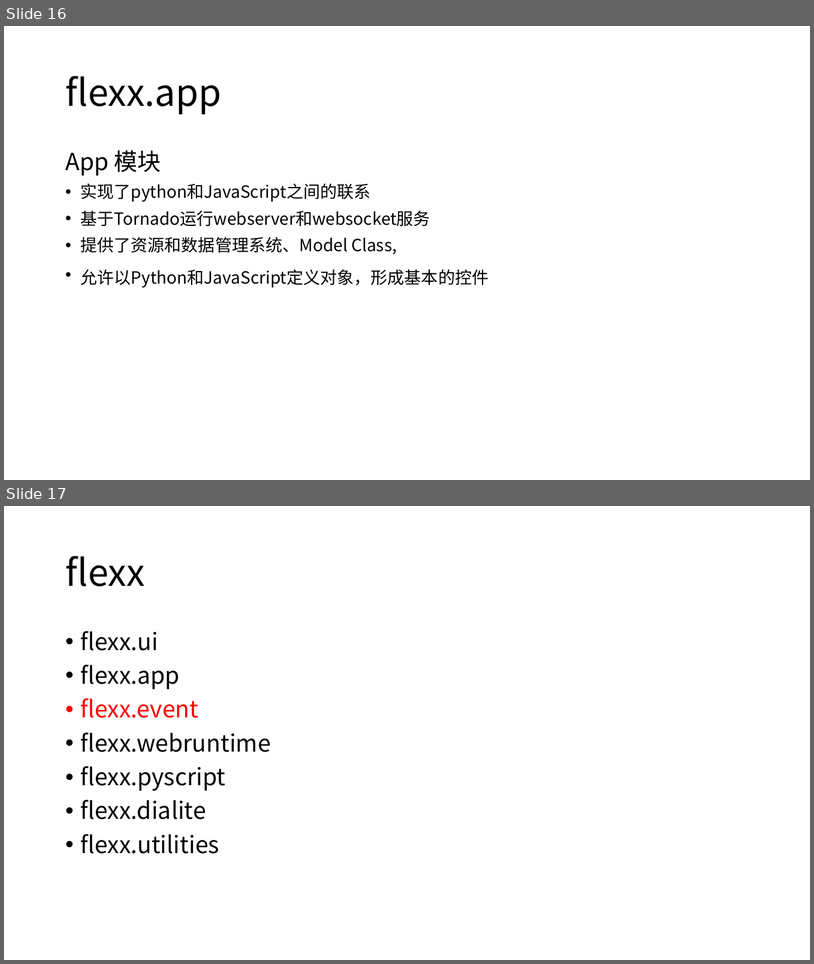
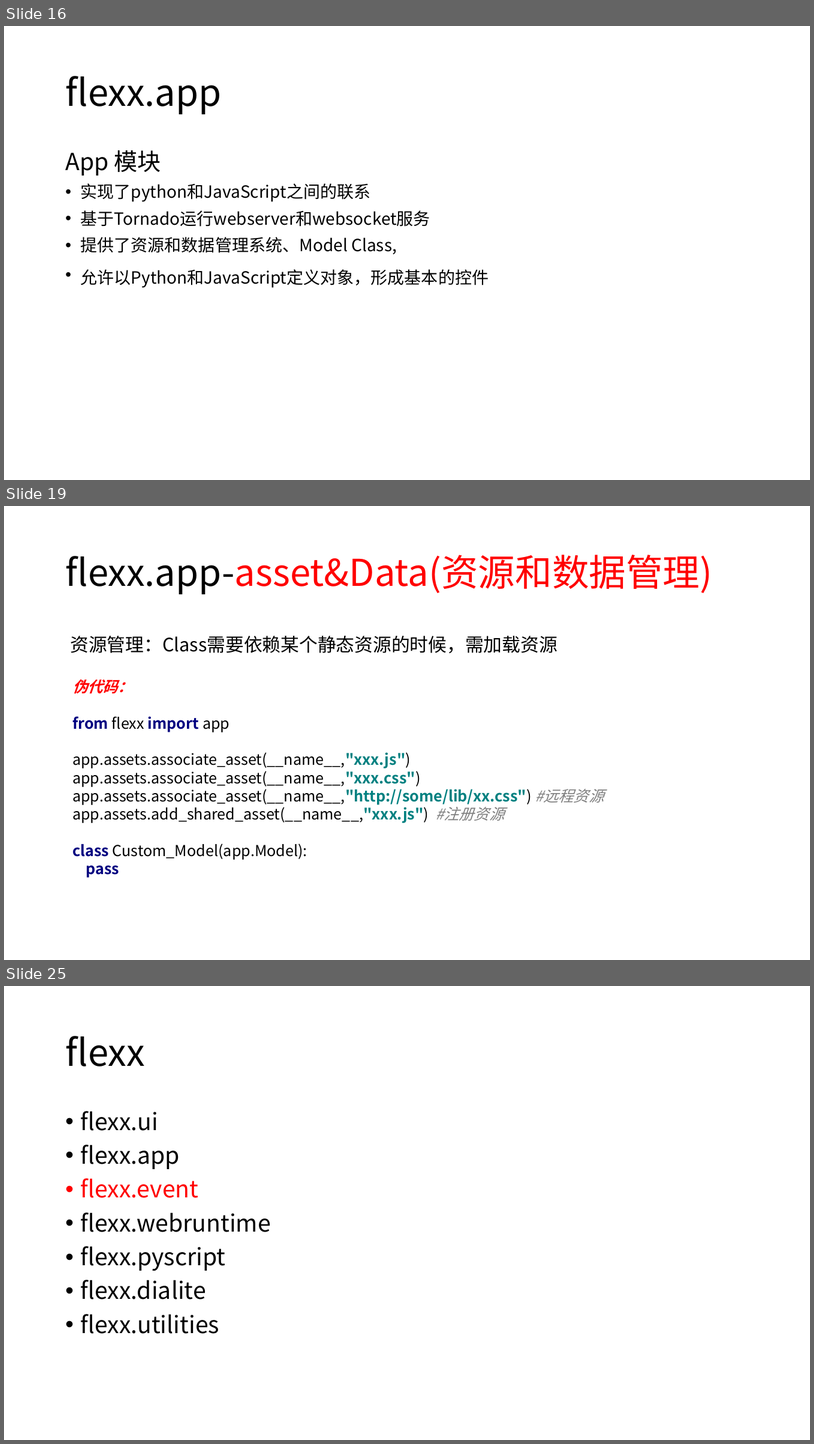
Before and after one commit to 260936767/UpdateServer, a slide deck: flexx_study/report for python&flexx.pptx. Shown one above the other, each under a label of ours: slides 16 and 17 before the commit, slides 16, 19 and 25 after it; the slides between them are not shown. The pictures are 814x964 and 814x1444 pixels, drawn with LibreOffice and Linux fonts; fonts in the diff are those of the drawing. Boxes give left, top, right and bottom in pixels: in the first picture for what was removed or moved away, otherwise in the second. Text is boxed around its words. In the diff, an @@ line names an element or a change of style, - is before the commit and + after.

```diff
--- a/flexx_study/report for python&flexx.pptx
+++ b/flexx_study/report for python&flexx.pptx
@@ slide 19 added at (x1=4, y1=506, x2=810, y2=960), background #FFFFFF @@
@@ title added at (x1=65, y1=555, x2=713, y2=594), 44 pt, text #FF0000 @@
+flexx.app-asset&Data(资源和数据管理)
@@ text added at (x1=70, y1=636, x2=557, y2=653), 22 pt, text #000000 @@
+资源管理：Class需要依赖某个静态资源的时候，需加载资源
@@ text added at (x1=72, y1=679, x2=605, y2=877), 18 pt, text #000000 @@
+伪代码：
+from flexx import app
+app.assets.associate_asset(__name__,"xxx.js")
+app.assets.associate_asset(__name__,"xxx.css")
+app.assets.associate_asset(__name__,"http://some/lib/xx.css") #远程资源
+app.assets.add_shared_asset(__name__,"xxx.js") #注册资源
+class Custom_Model(app.Model):
+pass
@@ what was slide 17 is now slide 25 @@
```
Also in this commit, not shown: 7 other slides added, 3 other files.
